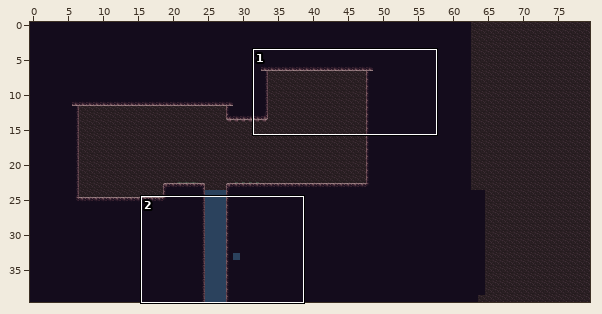
A Tiled map gets an edit: MyChildhoodNightmare/resources/firstTileset.tmx. The picture above shows the old version from afar; the outline marks the close-up.
Close-up. Before:
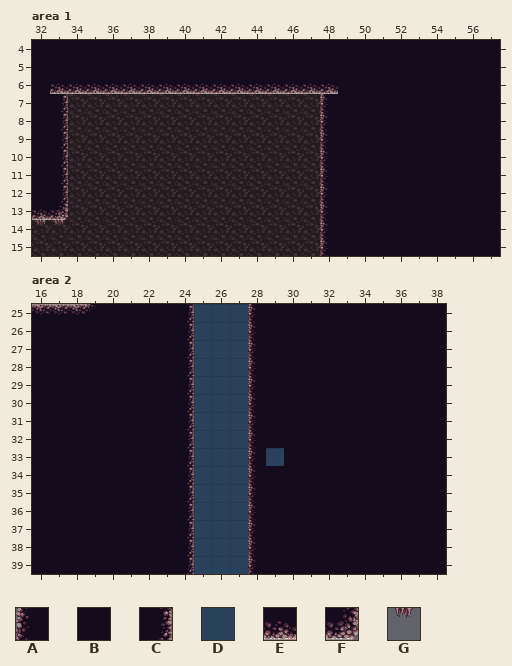
Cells are 32x32 px. Shown: area 1 x 32..57, y 4..15; area 2 x 16..38, y 25..39. The commit also changed other parts of the map, which this record leaves out.
Key: from "fitstTileset": A 8, B 9, C 10, D 11, E 17, F 18, G 23.
_ is an empty cell.
Layers that did not change in this view are not listed.
Layer "Ground" before, area 1, first column x 32:
 4 BBBBBBBBBBBBBBBBBBBBBBBBBB
 5 BBBBBBBBBBBBBBBBBBBBBBBBBB
 6 BEEEEEEEEEEEEEEEEBBBBBBBBB
 7 BC______________ABBBBBBBBB
 8 BC______________ABBBBBBBBB
 9 BC______________ABBBBBBBBB
10 BC______________ABBBBBBBBB
11 BC______________ABBBBBBBBB
12 BC______________ABBBBBBBBB
13 EF______________ABBBBBBBBB
14 ________________ABBBBBBBBB
15 ________________ABBBBBBBBB
Layer "Water" before, area 2, first column x 16:
25 _________DDD___________
26 _________DDD___________
27 _________DDD___________
28 _________DDD___________
29 _________DDD___________
30 _________DDD___________
31 _________DDD___________
32 _________DDD___________
33 _________DDD_D_________
34 _________DDD___________
35 _________DDD___________
36 _________DDD___________
37 _________DDD___________
38 _________DDD___________
39 _________DDD___________
And afterwards:
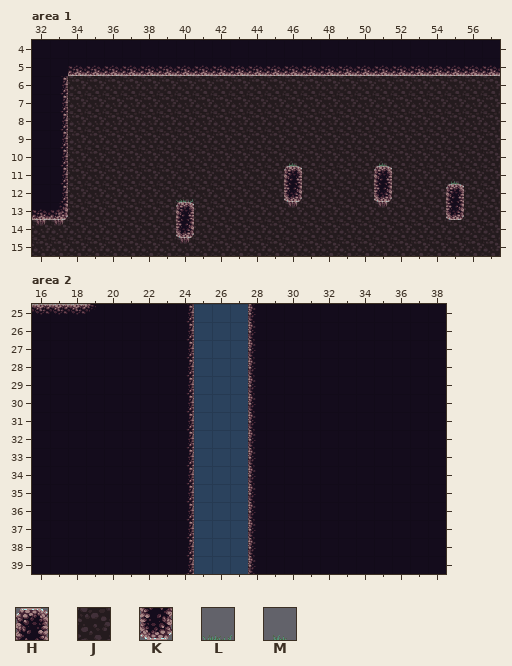
Further tiles: from "fitstTileset": H 4, J 19, K 20, L 21, M 22.
What changed:
Layer "Spice", area 1:
y 10: x 46 _ -> M; x 51 _ -> M
y 11: x 55 _ -> M
y 12: x 40 _ -> L
y 13: x 46 _ -> G; x 51 _ -> G
y 15: x 40 _ -> G
Layer "Ground", area 1:
y 5: x 34..57 BBBBBBBBBBBBBBBBBBBBBBBB -> EEEEEEEEEEEEEEEEEEEEEEEE
y 6: x 33..57 EEEEEEEEEEEEEEEEBBBBBBBBB -> CJJJJJJJJJJJJJJJJJJJJJJJJ
y 7..10: x 48..57 ABBBBBBBBB -> __________
y 11: x 46 _ -> H; x 48..57 ABBBBBBBBB -> ___H______
y 12: x 46 _ -> K; x 48..57 ABBBBBBBBB -> ___K___H__
y 13: x 40 _ -> H; x 48..57 ABBBBBBBBB -> _______K__
y 14: x 40 _ -> K; x 48..57 ABBBBBBBBB -> __________
y 15: x 48..57 ABBBBBBBBB -> __________
Layer "Water", area 2:
y 33: x 29 D -> B
